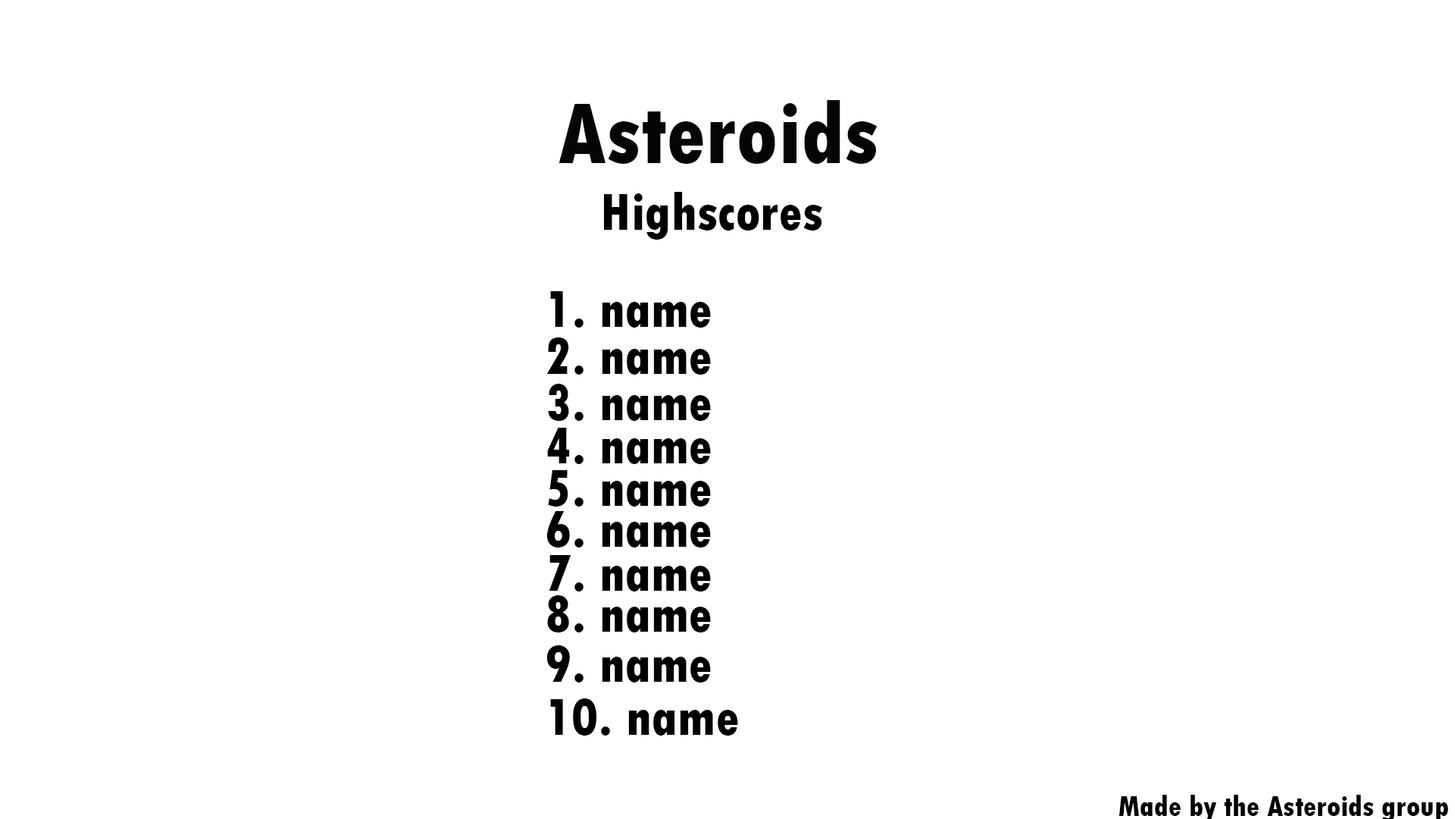
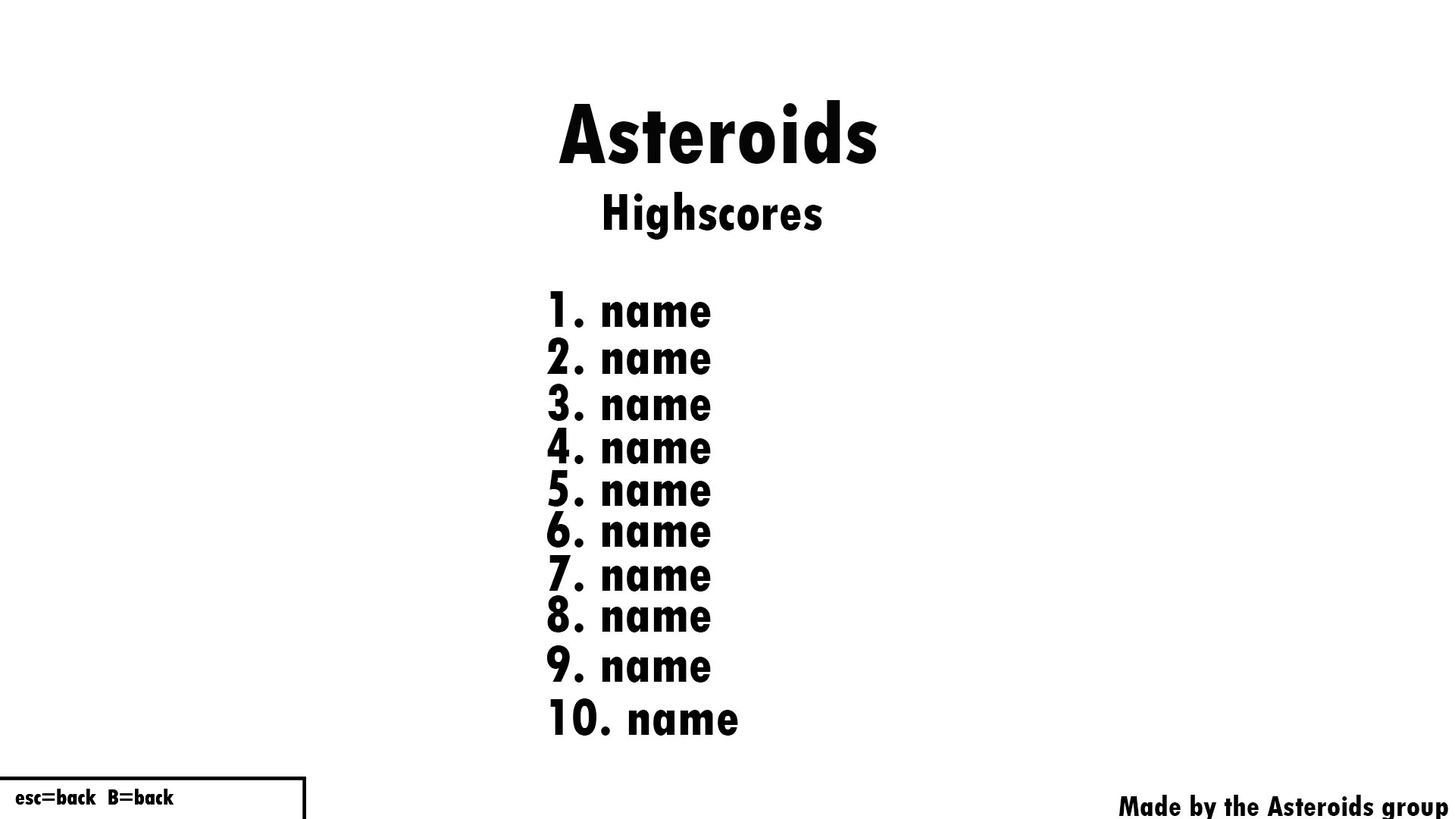
The second 1455×819 image is a revision of the first. Changes to its layers:
removed layer "10. name" over box(550, 698, 739, 736)
removed layer "9. name" over box(546, 645, 711, 683)
removed layer "8. name" over box(547, 595, 711, 633)
removed layer "7. name" over box(548, 554, 711, 592)
removed layer "6. name" over box(546, 510, 711, 548)
removed layer "5. name" over box(548, 469, 711, 507)
removed layer "4. name" over box(547, 427, 711, 464)
removed layer "3. name" over box(548, 383, 711, 421)
removed layer "2. name" over box(546, 337, 711, 375)
removed layer "1. name" over box(550, 291, 711, 328)
removed layer "Highscores" over box(604, 191, 823, 240)
removed layer "Asteroids" (was 99%) over box(558, 100, 878, 164)
removed layer "Made by the Asteroids group" over box(1118, 794, 1449, 819)
added layer "esc=back B=back copy 2" above "Rectangle 2 copy 2" over box(15, 788, 174, 805)
added layer "Rectangle 2 copy 2" above "esc=back B=back copy" over box(0, 776, 307, 819)
added layer "esc=back B=back copy" above "Rectangle 2 copy" over box(15, 788, 174, 805)
added layer "Rectangle 2 copy" above "esc=back B=back" over box(0, 776, 307, 819)
added layer "esc=back B=back" above "Rectangle 2" over box(15, 788, 174, 805)
added layer "Rectangle 2" above "Rectangle 1" over box(0, 776, 307, 819)
renamed "Layer 1" to "Background", painted on it over box(0, 97, 1450, 819)
